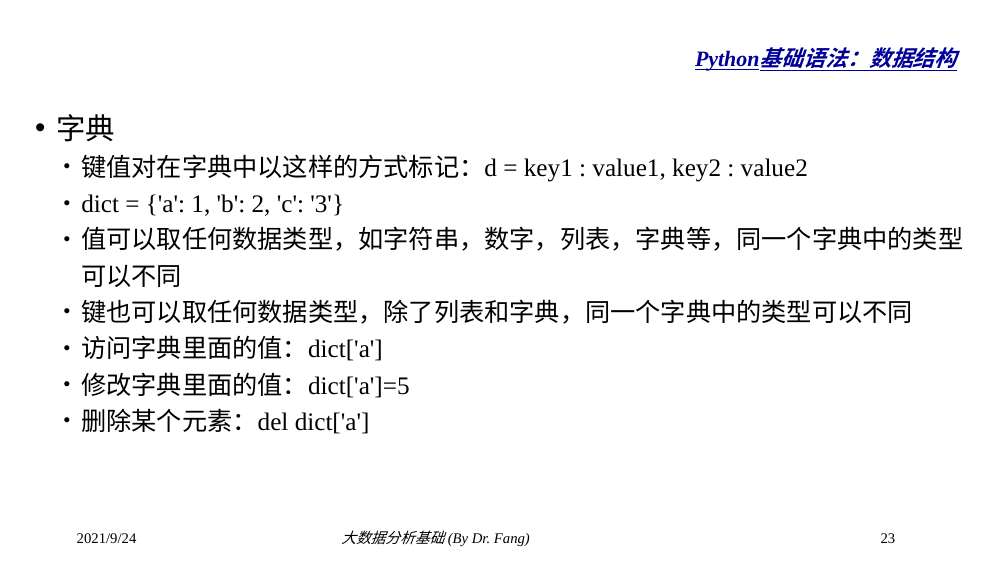
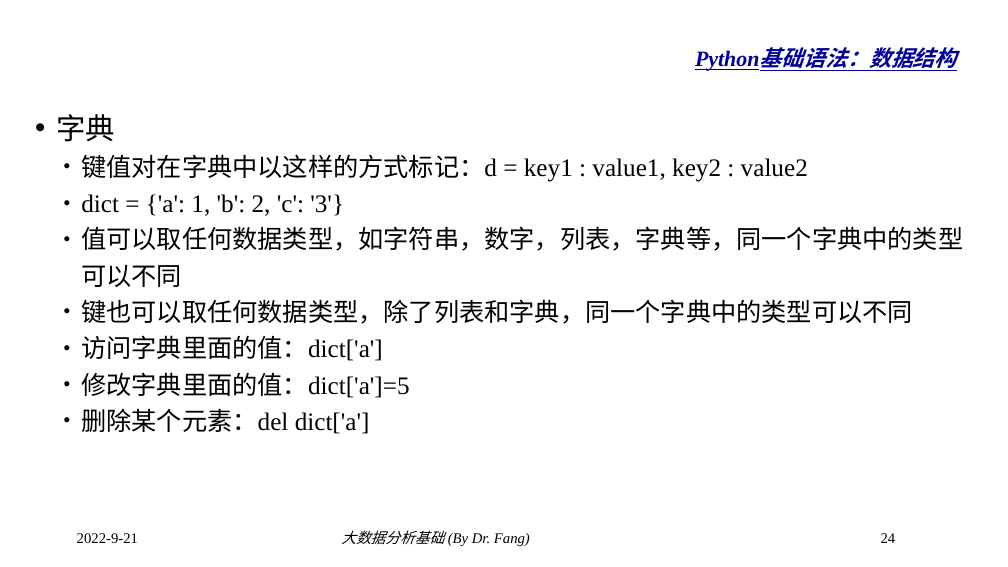
Before and after one commit to dr-fang/BDA, a slide deck: slide 24 of slides/2_PythonBasic.pptx (slide 23 before the commit). Drawn at 1008x567 pixels with LibreOffice and Linux fonts; fonts in the diff are those of the drawing; background and template pictures are left out. Boxes give left, top, right and bottom in pixels: in the first picture for what was removed or moved away, otherwise in the second. Text is boxed around its words. In the diff, an @@ line names an element or a change of style, - is before the commit and + after.

```diff
--- a/slides/2_PythonBasic.pptx
+++ b/slides/2_PythonBasic.pptx
@@ text at (77, 533, 138, 543): text changed @@
-2021/9/24
+2022-9-21
@@ page number at (881, 533, 896, 543): text changed @@
-23
+24
```
Also in this commit, not shown: 42 other slides changed, 1 slide added.
